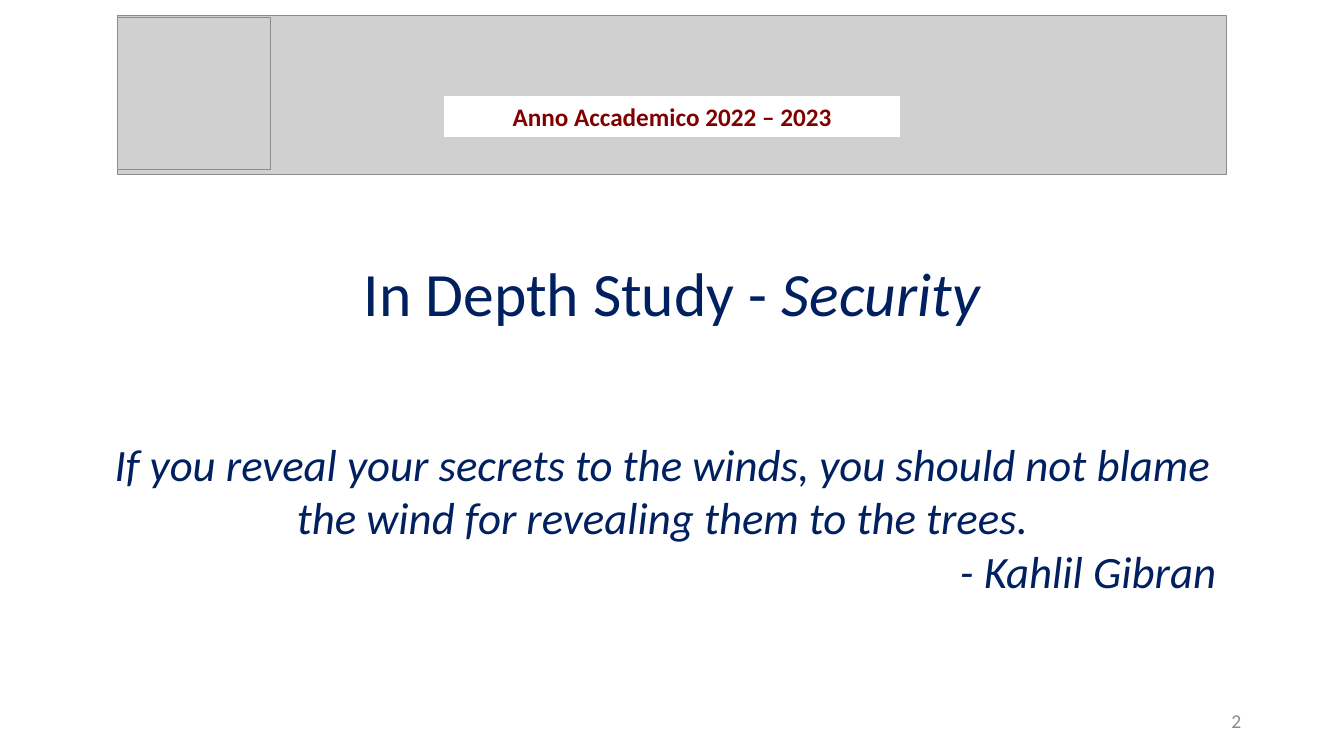
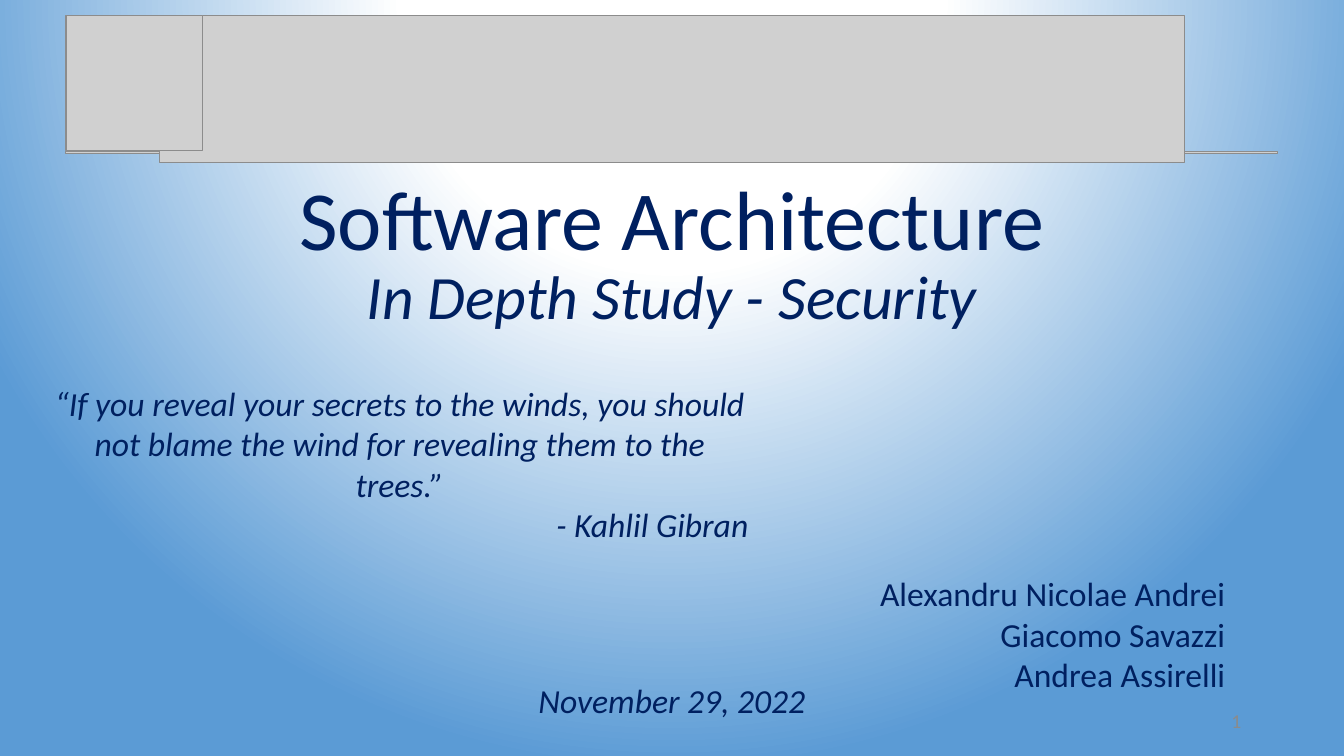
Before and after one commit to Wonderjack996/unimib-software-architecture, a slide deck: slide 1 of Approfondimento - Security/Presentazione - Savazzi - Alex.pptx (slide 2 before the commit). Drawn at 1344x756 pixels with LibreOffice and Linux fonts; fonts in the diff are those of the drawing; grey boxes stand for pictures. Boxes give left, top, right and bottom in pixels: in the first picture for what was removed or moved away, otherwise in the second. Text is boxed around its words. In the diff, an @@ line names an element or a change of style, - is before the commit and + after.

Commit message:
Sistemato layout presentazione. Manco solo parte Andrea

```diff
--- a/Approfondimento - Security/Presentazione - Savazzi - Alex.pptx
+++ b/Approfondimento - Security/Presentazione - Savazzi - Alex.pptx
@@ background #FFFFFF to gradient #FFFFFF to #5B9BD5 @@
@@ picture added at bbox=[66, 15, 203, 150] @@
@@ picture removed at bbox=[118, 18, 271, 169] @@
@@ picture: place and size @@
-picture at bbox=[118, 15, 1227, 174]
+picture at bbox=[159, 16, 1184, 162]
@@ rectangle removed at bbox=[445, 96, 900, 136] @@
-Anno Accademico 2022 – 2023
@@ picture added at bbox=[66, 151, 1277, 153] @@
@@ text added at bbox=[299, 191, 1044, 269], 60 pt, text #002060 @@
+Software Architecture
@@ text "In Depth Study - Security" at bbox=[367, 276, 976, 329]: italic on in "In Depth Study -" @@
@@ text "“If you reveal your secrets ...": place and size @@
-text "“If you reveal your secrets ..." at bbox=[115, 450, 1216, 589]
+text "“If you reveal your secrets ..." at bbox=[55, 392, 748, 537]
@@ text at bbox=[55, 392, 744, 497]: text changed; size 32 to 24 pt @@
-If you reveal your secrets to the winds, you should not blame the wind for revealing them to the trees.
+“If you reveal your secrets to the winds, you should not blame the wind for revealing them to the trees.”
@@ text at bbox=[574, 513, 748, 537]: size 32 to 24 pt in "- Kahlil Gibran" @@
@@ text added at bbox=[880, 582, 1225, 687], 24 pt, text #002060 @@
+Alexandru Nicolae Andrei
+Giacomo Savazzi
+Andrea Assirelli
@@ text added at bbox=[538, 689, 805, 717], 24 pt, text #002060, italic @@
+November 29, 2022
@@ page number removed at bbox=[1231, 715, 1241, 728] @@
-2
```
Also in this commit, not shown: 24 other slides changed, 1 slide added, 1 slide removed, 6 other files.
